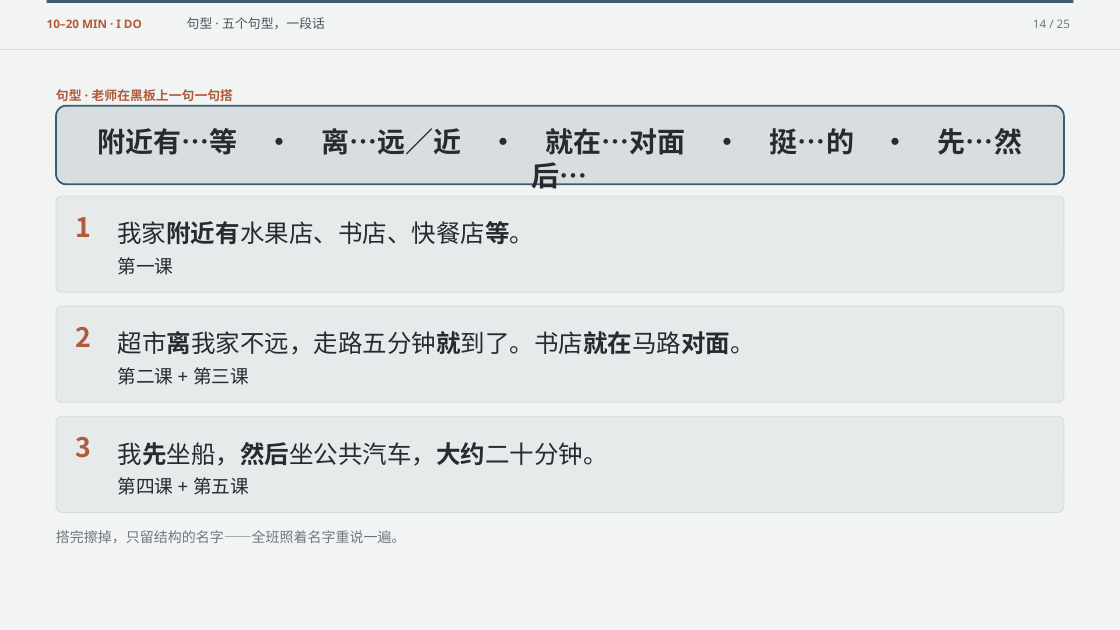
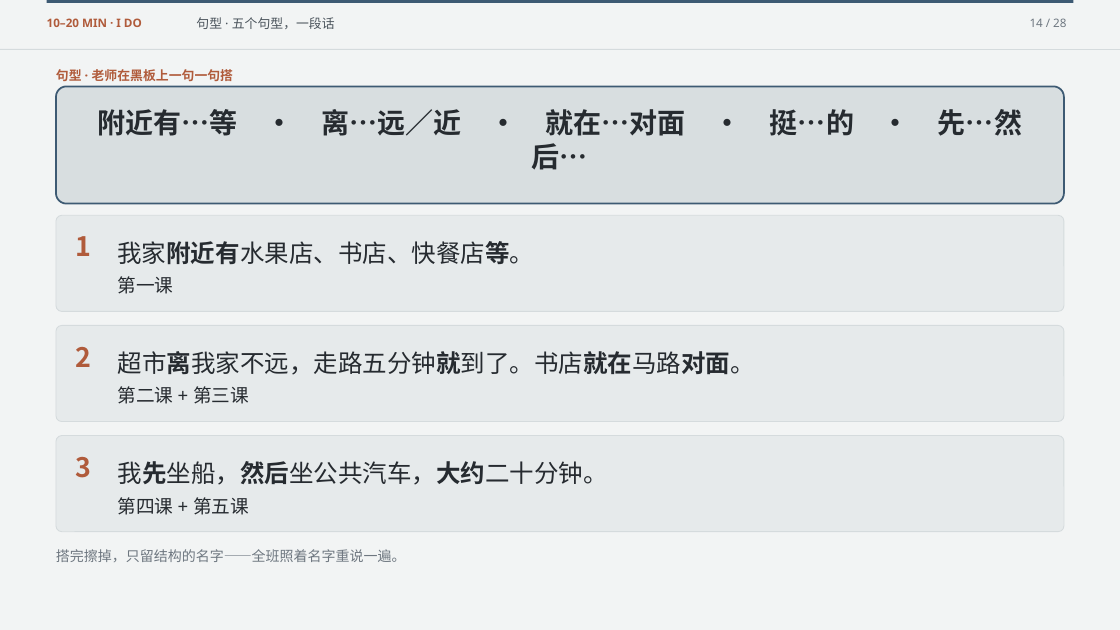
Before and after one commit to luojiahai/deck, a slide deck: slide 14 of index/designs/y8-l15/l6-my-neighbourhood/l6-my-neighbourhood.pptx. Drawn at 1120x630 pixels with LibreOffice and Linux fonts; fonts in the diff are those of the drawing. Boxes give left, top, right and bottom in pixels: in the first picture for what was removed or moved away, otherwise in the second. Text is boxed around its words. In the diff, an @@ line names an element or a change of style, - is before the commit and + after.

```diff
--- a/index/designs/y8-l15/l6-my-neighbourhood/l6-my-neighbourhood.pptx
+++ b/index/designs/y8-l15/l6-my-neighbourhood/l6-my-neighbourhood.pptx
@@ text "句型 · 五个句型，一段话": place and size @@
-text "句型 · 五个句型，一段话" at [187, 17, 325, 29]
+text "句型 · 五个句型，一段话" at [196, 17, 335, 29]
@@ text at [1030, 18, 1066, 27]: text changed @@
-14 / 25
+14 / 28
@@ text "句型 · 老师在黑板上一句一句搭": place and size @@
-text "句型 · 老师在黑板上一句一句搭" at [56, 89, 233, 101]
+text "句型 · 老师在黑板上一句一句搭" at [56, 69, 233, 81]
@@ rounded rectangle: place and size @@
-rounded rectangle at [56, 106, 1065, 185]
+rounded rectangle at [56, 87, 1065, 204]
@@ rounded rectangle at [56, 87, 1065, 204]: proportions changed @@
@@ text "附近有…等 · 离…远／近 · 就在…对面 ..." rewrapped from [98, 128, 1022, 155] to [98, 109, 1022, 170] @@
@@ 10 texts, 3 rounded rectangles: place and size @@
-10 texts, 3 rounded rectangles at [56, 196, 1065, 543]
+10 texts, 3 rounded rectangles at [56, 215, 1065, 562]
```
Also in this commit, not shown: 24 other slides changed, 3 slides added, 49 other files.
